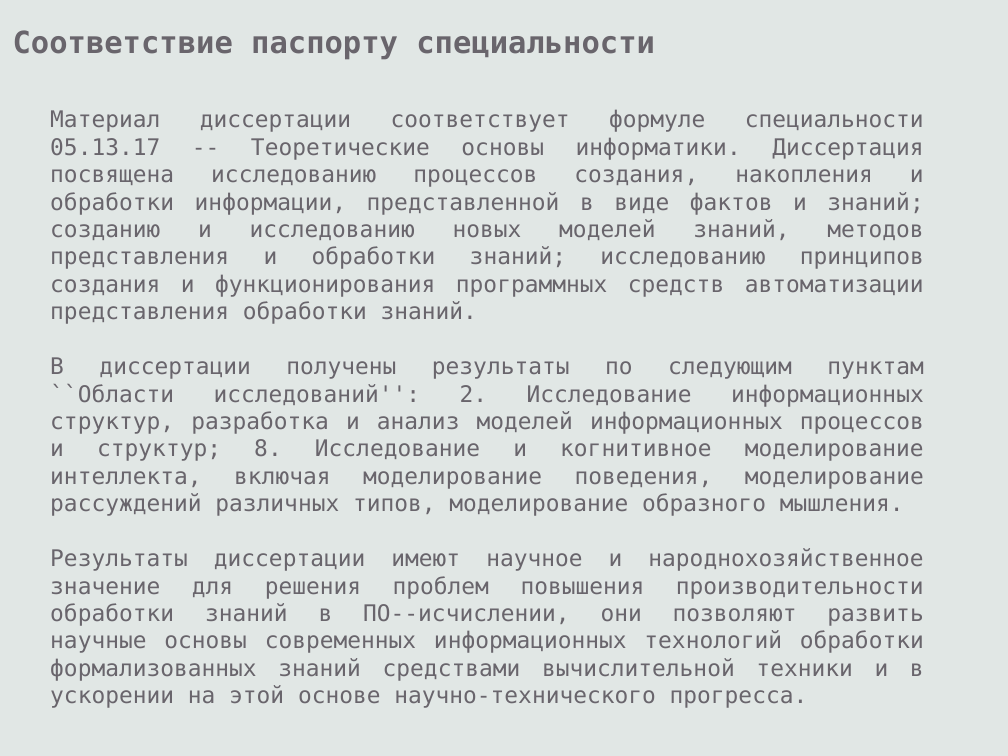
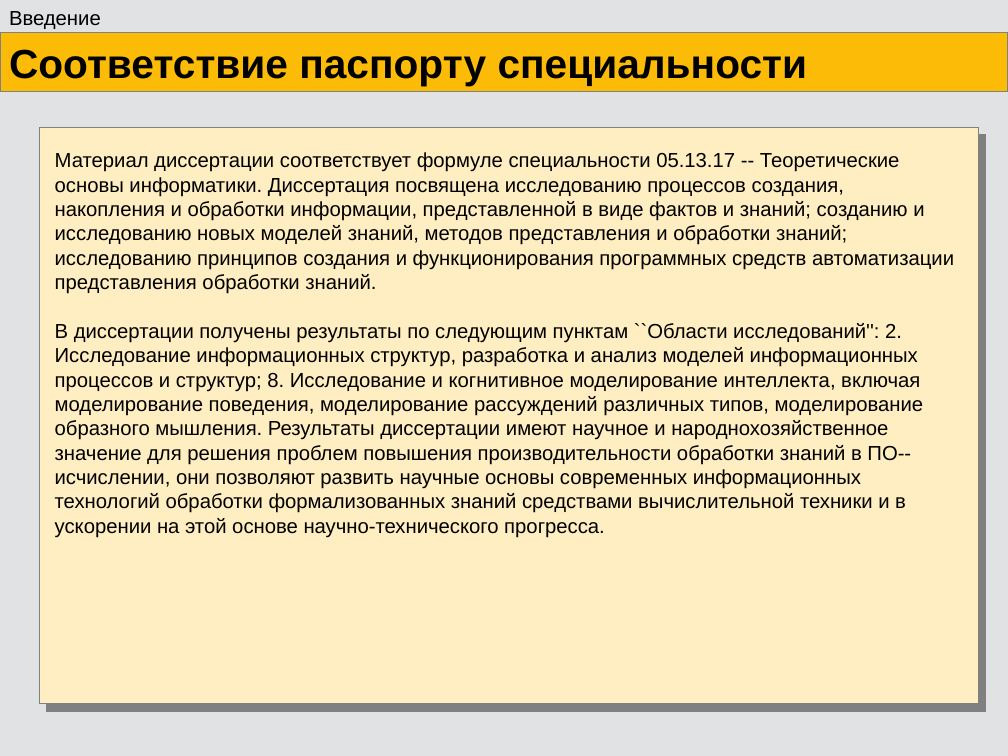
Before and after one commit to eugeneai/prisnif, a slide deck: slide 15 of brick/pres/pacman.odp (slide 17 before the commit). Drawn at 1008x756 pixels with LibreOffice and Linux fonts; fonts in the diff are those of the drawing. Boxes give left, top, right and bottom in pixels: in the first picture for what was removed or moved away, otherwise in the second. Text is boxed around its words. In the diff, an @@ line names an element or a change of style, - is before the commit and + after.

```diff
--- a/brick/pres/pacman.odp
+++ b/brick/pres/pacman.odp
@@ background #E1E7E5 to #E1E2E4 @@
@@ text added at box(9, 11, 101, 29), 16 pt, text #000000 @@
+Введение
@@ rectangle "Соответствие паспорту специальности": place and size @@
-rectangle "Соответствие паспорту специальности" at box(13, 30, 655, 59)
+rectangle "Соответствие паспорту специальности" at box(0, 32, 1008, 91)
@@ rectangle "Соответствие паспорту специальности" at box(0, 32, 1008, 91): size 24 to 32 pt, font DejaVu Sans Mono to Arial, text colour #69656C to #000000; vertical alignment top to middle; fill none to #FCBB06; outline none to #808080 0 pt @@
@@ rectangle added at box(39, 128, 979, 704), fill #FFEEC1, outline #808080 0 pt @@
@@ text "Материал диссертации соответствует формуле специальности ...": place and size @@
-text "Материал диссертации соответствует формуле специальности ..." at box(50, 109, 924, 708)
+text "Материал диссертации соответствует формуле специальности ..." at box(55, 152, 954, 538)
@@ text at box(55, 152, 954, 294): size 18 to 16 pt, font DejaVu Sans Mono to Arial, text colour #69656C to #000000 in "Материал диссертации соответствует формуле специальности 05. ..."; alignment justified to left @@
@@ text at box(55, 323, 923, 538): text changed; size 18 to 16 pt; font DejaVu Sans Mono to Arial; text colour #69656C to #000000 @@
-В диссертации получены результаты по следующим пунктам ``Области исследований'': 2. Исследование информационных структур, разработка и анализ моделей информационных процессов и структур; 8. Исследование и когнитивное моделирование интеллекта, включая моделирование поведения, моделирование рассуждений различных типов, моделирование образного мышления.
-Результаты диссертации имеют научное и народнохозяйственное значение для решения проблем повышения производительности обработки знаний в ПО--исчислении, они позволяют развить научные основы современных информационных технологий обработки формализованных знаний средствами вычислительной техники и в ускорении на этой основе научно-технического прогресса.
+В диссертации получены результаты по следующим пунктам ``Области исследований'': 2. Исследование информационных структур, разработка и анализ моделей информационных процессов и структур; 8. Исследование и когнитивное моделирование интеллекта, включая моделирование поведения, моделирование рассуждений различных типов, моделирование образного мышления. Результаты диссертации имеют научное и народнохозяйственное значение для решения проблем повышения производительности обработки знаний в ПО--исчислении, они позволяют развить научные основы современных информационных технологий обработки формализованных знаний средствами вычислительной техники и в ускорении на этой основе научно-технического прогресса.
```
Also in this commit, not shown: 17 other slides changed, 32 slides added, 39 slides removed, 2 other files.
